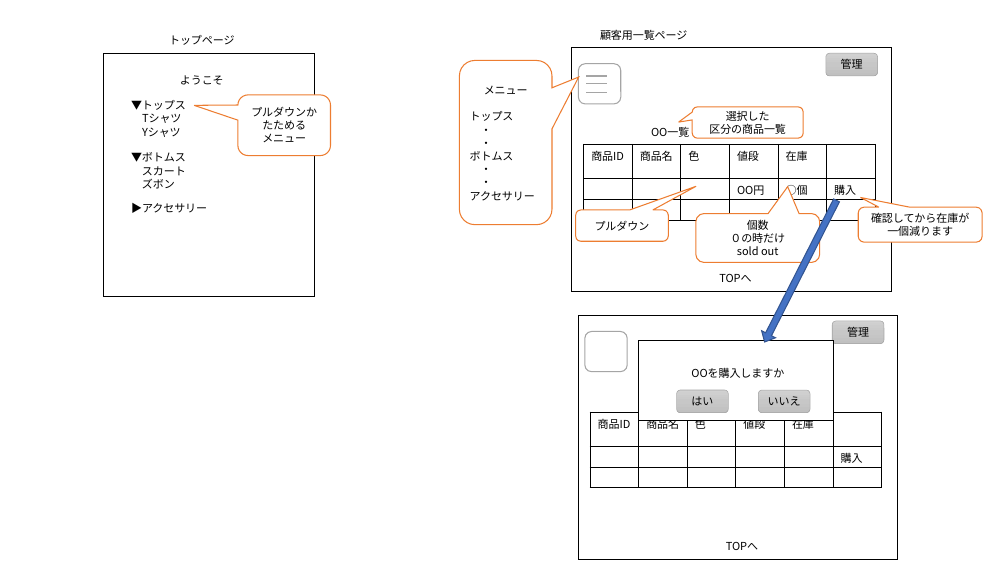
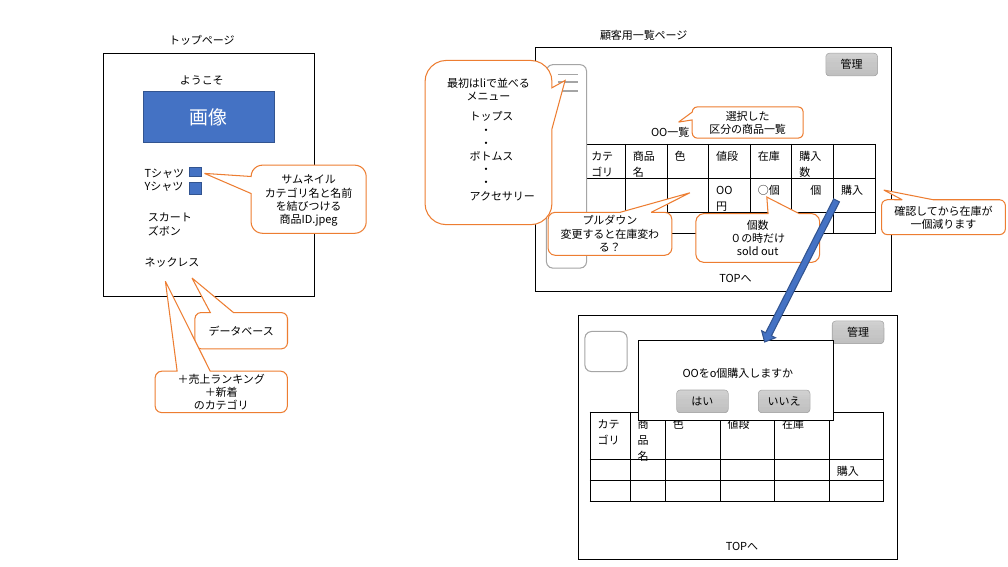
Before and after one commit to MitsukiFujita/Webapp, a slide deck: slide 3 of フレームワークver2.pptx. Drawn at 1008x567 pixels with LibreOffice and Linux fonts; fonts in the diff are those of the drawing. Boxes give left, top, right and bottom in pixels: in the first picture for what was removed or moved away, otherwise in the second. Text is boxed around its words. In the diff, an @@ line names an element or a change of style, - is before the commit and + after.

Commit message:
元のコードをコピー＆ペーストしてます。 実装した機能：カテゴリの表示、商品の一覧表示（顧客画面） 管理の一覧表示も途中までできています。 共通して使える関数を一部function_list.phpにまとめまています。

```diff
--- a/フレームワークver2.pptx
+++ b/フレームワークver2.pptx
@@ rectangle: place and size @@
-rectangle at (572, 48, 892, 291)
+rectangle at (535, 48, 892, 291)
@@ rounded speech box "最初はliで並べる": place and size @@
-rounded speech box "最初はliで並べる" at (460, 60, 552, 225)
+rounded speech box "最初はliで並べる" at (425, 60, 552, 225)
@@ text in rounded speech box at (447, 77, 530, 88): paragraph added @@
+最初はliで並べる
@@ rounded rectangle: place and size @@
-rounded rectangle at (578, 64, 621, 104)
+rounded rectangle at (547, 64, 587, 268)
@@ 3 lines: place and size @@
-3 lines at (587, 76, 607, 92)
+3 lines at (558, 75, 578, 91)
@@ text at (131, 100, 186, 110): paragraph removed @@
-▼トップス
@@ rectangle added at (144, 91, 274, 143), fill #4472C4, outline #325491 1 pt, 18 pt, text #FFFFFF @@
+画像
@@ text "Tシャツ": place and size @@
-text "Tシャツ" at (131, 100, 186, 137)
+text "Tシャツ" at (145, 168, 184, 191)
@@ table at (584, 144, 875, 234) @@
-column 1, row 1: 商品ID
+column 1, row 1: カテゴリ
+column 6: 購入数 | 個 | 
@@ text at (131, 152, 186, 162): paragraph removed @@
-▼ボトムス
@@ rectangle added at (190, 167, 201, 177), fill #4472C4, outline #325491 1 pt @@
@@ proportions changed in 4 elements at (696, 214, 820, 263), (425, 60, 552, 225), (548, 212, 672, 256), (251, 165, 366, 233) @@
@@ rounded speech box "サムネイル": place and size @@
-rounded speech box "サムネイル" at (238, 95, 330, 156)
+rounded speech box "サムネイル" at (251, 165, 366, 233)
@@ text in rounded speech box at (265, 174, 353, 226): text changed @@
-プルダウンか
-たためる
-メニュー
+サムネイル
+カテゴリ名と名前を結びつける
+商品ID.jpeg
@@ text "スカート": place and size @@
-text "スカート" at (131, 152, 186, 189)
+text "スカート" at (148, 212, 192, 236)
@@ rectangle added at (190, 183, 201, 194), fill #4472C4, outline #325491 1 pt @@
@@ rounded speech box "確認してから在庫が": place and size @@
-rounded speech box "確認してから在庫が" at (858, 207, 982, 242)
+rounded speech box "確認してから在庫が" at (882, 200, 1006, 234)
@@ rounded speech box "プルダウン": place and size @@
-rounded speech box "プルダウン" at (575, 210, 668, 241)
+rounded speech box "プルダウン" at (548, 212, 672, 256)
@@ text in rounded speech box at (561, 228, 660, 252): paragraph added @@
+変更すると在庫変わる？
@@ text at (145, 257, 200, 267): text changed @@
-▶︎アクセサリー
+ネックレス
@@ rounded speech box added at (195, 312, 287, 349), fill #FFFFFF, outline #ED7D31 1 pt, 10.5 pt, text #000000 @@
+データベース
@@ rounded speech box added at (155, 371, 287, 413), fill #FFFFFF, outline #ED7D31 1 pt, 10.5 pt, text #000000 @@
+＋売上ランキング
+＋新着
+のカテゴリ
@@ text at (683, 367, 794, 378): text changed @@
-OOを購入しますか
+OOをo個購入しますか
@@ table at (591, 412, 884, 501) @@
-row 1, column 1: 商品ID
+row 1, column 1: カテゴリ
```
Also in this commit, not shown: 1 other slide changed, 11 other files.
